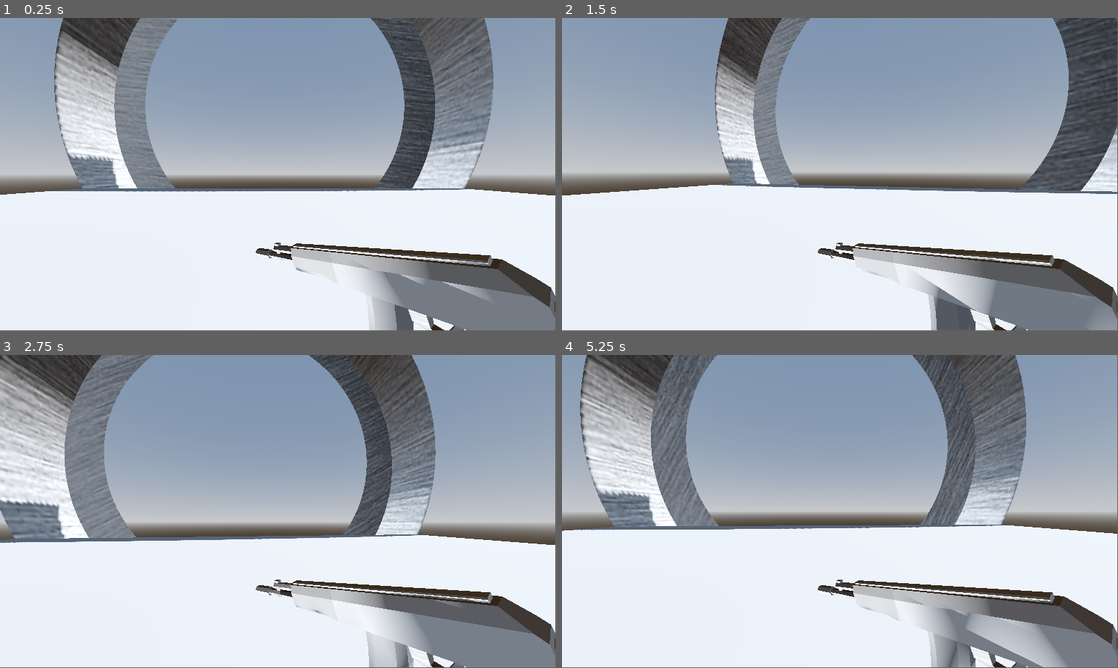
Above: before the commit, frames 1-4 (two rows, left to right).
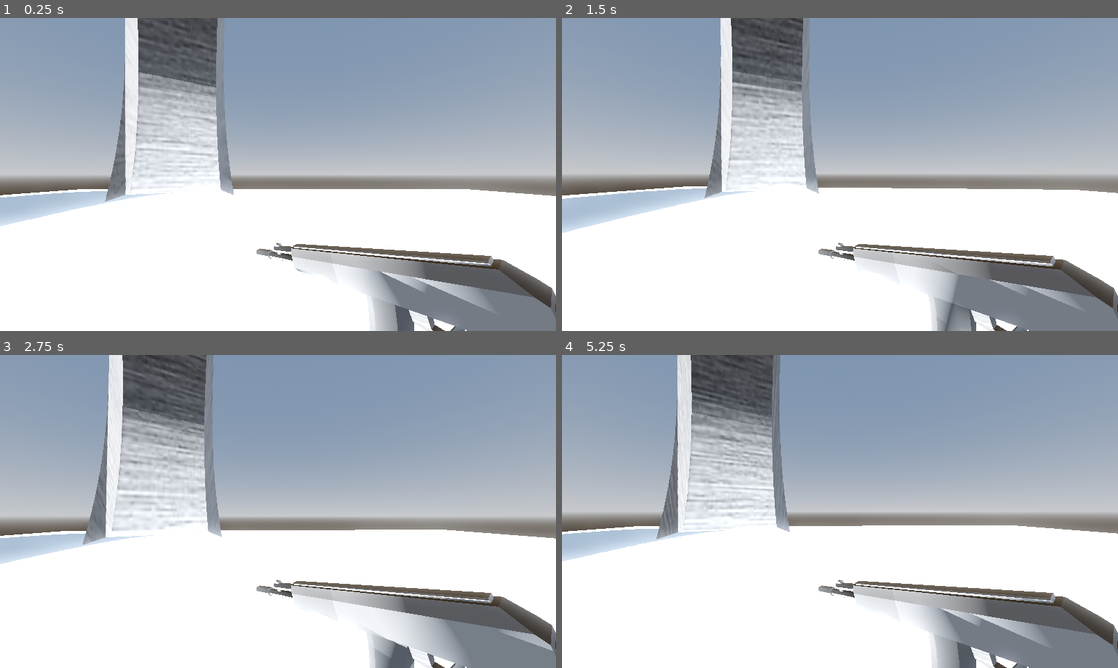
Above: after the commit, the same moments.

Repository: clarinet-player/Oxygen-Critical
Game: Godot game, scene res://scenes/testscene.tscn
The game is run twice, just before and just after one commit, with the same random seed, the same clock (stepped at 60 frames per second) and the same inputs.
Inputs (mouse positions are in pixels of both pictures, inside the frame that each line leads up to):
- Up to frame 1 (0.25 s): no input
- Up to frame 2 (1.5 s): tap Enter at 0.5 s; move the mouse to (867, 171) at 0.52 s; tap T at 0.6, 1.35 s; move the mouse to (812, 174) at 1.27 s
- Up to frame 3 (2.75 s): move the mouse to (289, 505) at 2.02 s; tap T at 2.1 s
- Up to frame 4 (5.25 s): move the mouse to (834, 514) at 2.77 s; tap T every 0.75 s from 2.85 to 5.1 s; move the mouse to (878, 514) at 3.52 s; move the mouse to (795, 508) at 4.27 s; move the mouse to (845, 511) at 5.02 s
In our replay, the window is 799x449 before the commit and 800x450 after it. These sizes can differ from the game's own. Grey fills any space a smaller window leaves; there, only what the larger window draws over its background counts as a difference.

The runs differ from the first frame. In frame 1, 28% of the frame differs, in the area x 0-100%, y 0-100%; in frame 2, 21%; in frame 3, 36%; in frame 4, 31%.

Commit message:
fixes
fixed divide by zero case, fixed stuck in geometry cases, fixed movement exploit in centrifuge

Diff:
--- a/classes/player_body.tscn
+++ b/classes/player_body.tscn
@@ -191,8 +191,8 @@
 
 		var _shape = _collision.get_collider_shape()
 		var _normal = _collision.get_normal()
-		_time -= delta * (_collision.get_travel().length() / _velocity_2d.length())
-
+		if !_velocity_2d.is_zero_approx():
+			_time -= delta * (_collision.get_travel().length() / _velocity_2d.length())
 
 		if _shape == _anchored_shape and acos(_surface_normal.dot(_normal)) <= 1.5:
 
@@ -204,9 +204,11 @@
 
 			_movement = (_forward * _velocity_2d.y) + ( _side * _velocity_2d.x)
 
-			if _loops > 2: # prevents the player getting stuck inside geometry
+			if _loops > 2: # prevents getting stuck inside geometry
 				global_translate(_surface_normal)
-				print(\"stuck in geometry\")
+
+			if _loops > 4:
+				break
 
 		else:
 
@@ -238,19 +240,31 @@
 
 	# Try to move to our new position
 	var _collision = move_and_collide(_velocity_3d * delta)
+	var _loops = 0
+
 	while _collision:
 
 		var _shape = _collision.get_collider_shape()
 		var _normal = _collision.get_normal()
 
 		if _shape.get_is_grabbable():
-
 			attach(_shape, global_position, _normal)
 			_anchored_move(_collision.get_remainder().length()/_velocity_3d.length())
 			return
 
+		if _loops > 2: # prevents getting stuck in geometry
+			global_translate(_normal)
+
+		if _loops > 4:
+			break
+
 		_collision = move_and_collide(_collision.get_remainder().bounce(_normal) * 0.5)
 		_velocity_3d = _velocity_3d.bounce(_normal) * 0.5
+
+		var _body = _shape.get_parent()
+		_velocity_3d += (_body.global_position - global_position).cross(_body.angular_velocity) * 0.5
+
+		_loops += 1
 
 
 
@@ -270,6 +284,10 @@
 
 	_velocity_2d = Vector2(_velocity_3d.dot(_side), _velocity_3d.dot(_forward))
 
+	var _body = _shape.get_parent()
+	var _body_motion = (_body.global_position - global_position).cross(_body.angular_velocity)
+	_velocity_2d -= Vector2(_body_motion.dot(_side), _body_motion.dot(_forward))
+
 
 
 func detach():
@@ -280,8 +298,8 @@
 
 	var _body : RigidBody3D = _anchored_shape.get_parent()
 
-	_velocity_3d = _body.linear_velocity
-	_velocity_3d += (_body.global_position - global_position).cross(_body.angular_velocity)
+	#_velocity_3d = _body.linear_velocity
+	_velocity_3d = (_body.global_position - global_position).cross(_body.angular_velocity)
 	_velocity_3d += (_forward * _velocity_2d.y) + ( _side * _velocity_2d.x)
 
 	_anchored_shape = null
--- a/project.godot
+++ b/project.godot
@@ -21,9 +21,8 @@
 
 [display]
 
-window/size/viewport_width=1920
-window/size/viewport_height=1080
-window/size/mode=3
+window/size/viewport_width=800
+window/size/viewport_height=450
 
 [filesystem]
 
--- a/scenes/testscene.tscn
+++ b/scenes/testscene.tscn
@@ -26,7 +26,11 @@
 [sub_resource type="CapsuleMesh" id="CapsuleMesh_j8woo"]
 radius = 0.3
 
+[sub_resource type="StandardMaterial3D" id="StandardMaterial3D_4vvhj"]
+cull_mode = 2
+
 [sub_resource type="BoxMesh" id="BoxMesh_203qp"]
+material = SubResource("StandardMaterial3D_4vvhj")
 size = Vector3(50, 50, 50)
 
 [sub_resource type="BoxShape3D" id="BoxShape3D_pjokn"]
@@ -35,6 +39,9 @@
 [sub_resource type="StandardMaterial3D" id="StandardMaterial3D_qnrm8"]
 albedo_texture = ExtResource("4_teqpc")
 
+[sub_resource type="StandardMaterial3D" id="StandardMaterial3D_agx7a"]
+cull_mode = 2
+
 [sub_resource type="ArrayMesh" id="ArrayMesh_bc6d0"]
 _surfaces = [{
 "aabb": AABB(-29.7434, -4.76943, -29.7434, 59.4868, 9.53888, 59.4868),
@@ -42,6 +49,7 @@
 "format": 34896613399,
 "index_count": 768,
 "index_data": PackedByteArray(0, 0, 1, 0, 2, 0, 2, 0, 1, 0, 3, 0, 4, 0, 5, 0, 6, 0, 6, 0, 5, 0, 7, 0, 8, 0, 9, 0, 10, 0 …(5725 unchanged characters)…
+"material": SubResource("StandardMaterial3D_agx7a"),
 "primitive": 3,
 "uv_scale": Vector4(0, 0, 0, 0),
 "vertex_count": 512,
@@ -51,6 +59,9 @@
 [sub_resource type="StandardMaterial3D" id="StandardMaterial3D_nmkn5"]
 albedo_texture = ExtResource("4_teqpc")
 
+[sub_resource type="StandardMaterial3D" id="StandardMaterial3D_x7ugn"]
+cull_mode = 2
+
 [sub_resource type="ArrayMesh" id="ArrayMesh_l32qi"]
 _surfaces = [{
 "aabb": AABB(-30, -4.50001, -30, 60, 9, 60),
@@ -58,6 +69,7 @@
 "format": 34896613399,
 "index_count": 2304,
 "index_data": PackedByteArray(0, 0, 1, 0, 2, 0, 2, 0, 1, 0, 3, 0, 4, 0, 5, 0, 6, 0, 6, 0, 5, 0, 7, 0, 8, 0, 9, 0, 10, 0 …(17353 unchanged characters)…
+"material": SubResource("StandardMaterial3D_x7ugn"),
 "primitive": 3,
 "uv_scale": Vector4(0, 0, 0, 0),
 "vertex_count": 1024,
@@ -91,7 +103,7 @@
 shape = SubResource("BoxShape3D_pjokn")
 
 [node name="Ship" type="RigidBody3D" parent="."]
-transform = Transform3D(1, 0, 0, 0, 1, 0, 0, 0, 1, 0, 39.6409, -30.2011)
+transform = Transform3D(0.448992, 0, -0.893536, 0, 1, 0, 0.893536, 0, 0.448992, 1.03203, 39.6409, 1.75187)
 freeze = true
 freeze_mode = 1
 custom_integrator = true
Not shown: 1 places in scenes/testscene.tscn that only renumber resources
